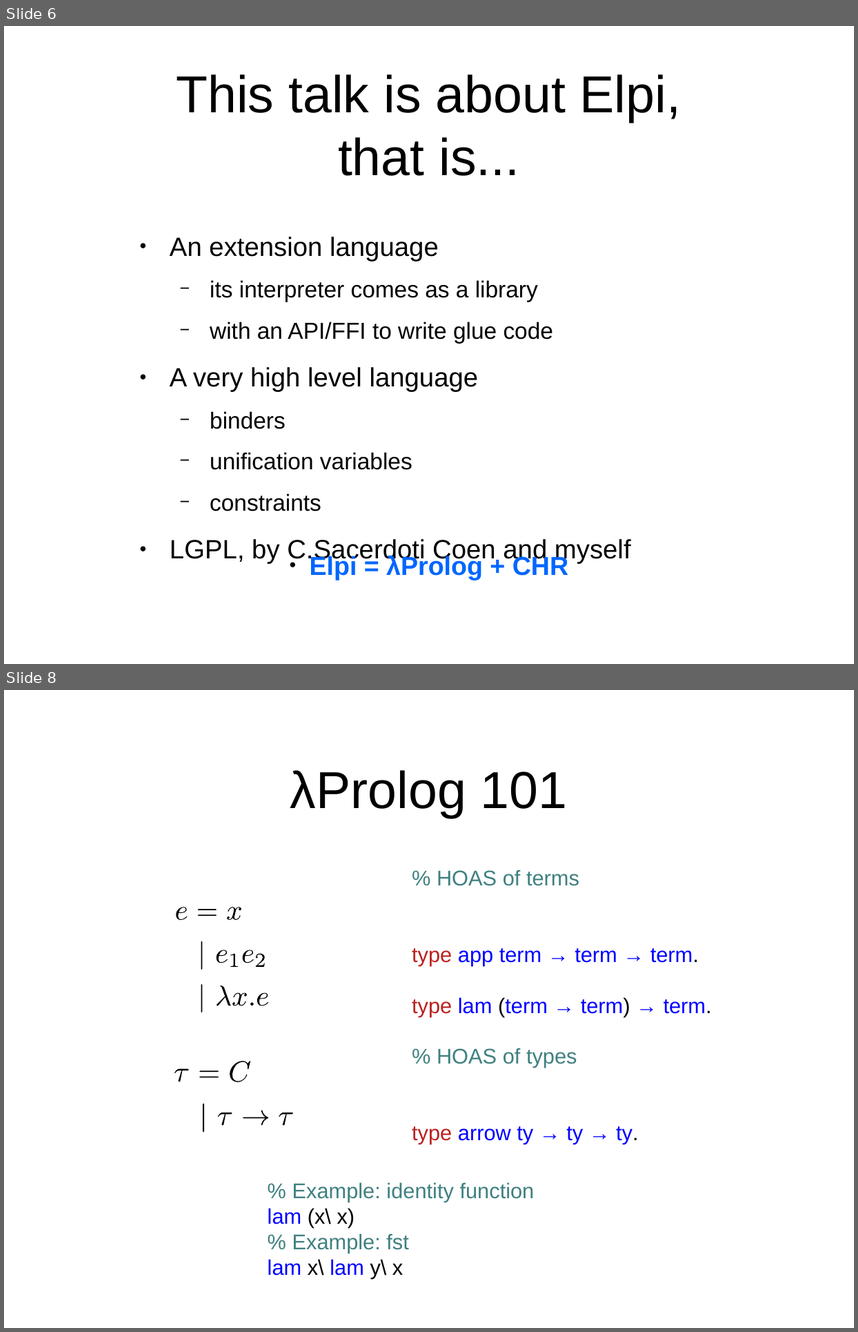
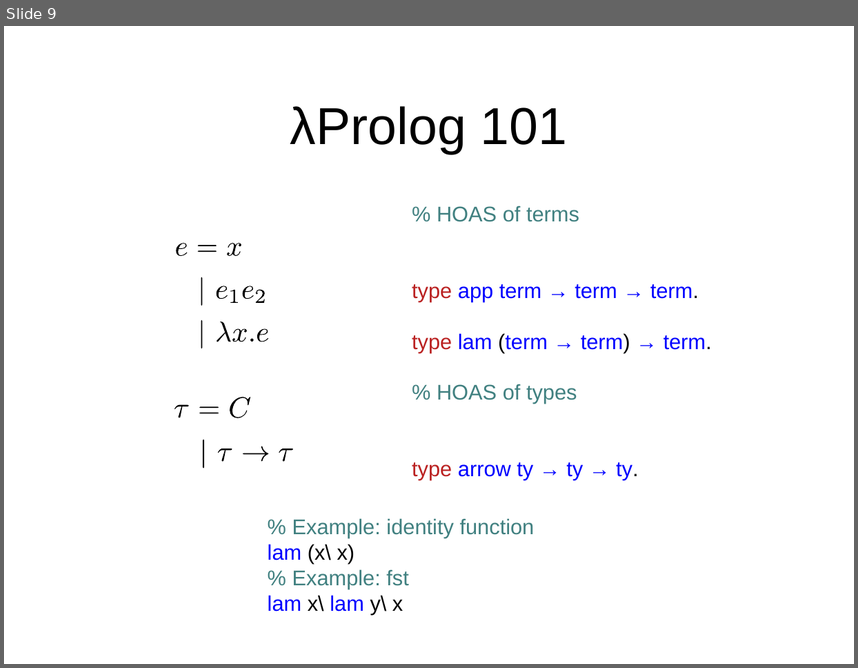
Before and after one commit to gares/demo-nantes-20-12-2023, a slide deck: slides.odp. Shown one above the other, each under a label of ours: slides 6 and 8 before the commit, slide 9 after it; the slides between them are not shown. The pictures are 858x1332 and 858x668 pixels, drawn with LibreOffice and Linux fonts; fonts in the diff are those of the drawing; background and template pictures are left out. Boxes give left, top, right and bottom in pixels: in the first picture for what was removed or moved away, otherwise in the second. Text is boxed around its words. In the diff, an @@ line names an element or a change of style, - is before the commit and + after.

```diff
--- a/slides.odp
+++ b/slides.odp
@@ slide 6 removed at box(4, 26, 854, 664), background #FFFFFF @@
@@ title removed at box(176, 74, 681, 176) @@
-This talk is about Elpi,
-that is...
@@ text removed at box(170, 236, 631, 564) @@
-● An extension language
-  − its interpreter comes as a library
-  − with an API/FFI to write glue code
-● A very high level language
-  − binders
-  − unification variables
-  − constraints
-● LGPL, by C.Sacerdoti Coen and myself
@@ text removed at box(310, 554, 568, 579) @@
-● Elpi = λProlog + CHR
@@ what was slide 8 is now slide 9 @@
```
Also in this commit, not shown: 6 slides changed, 12 slides added, 14 other slides removed, 1 other file.
